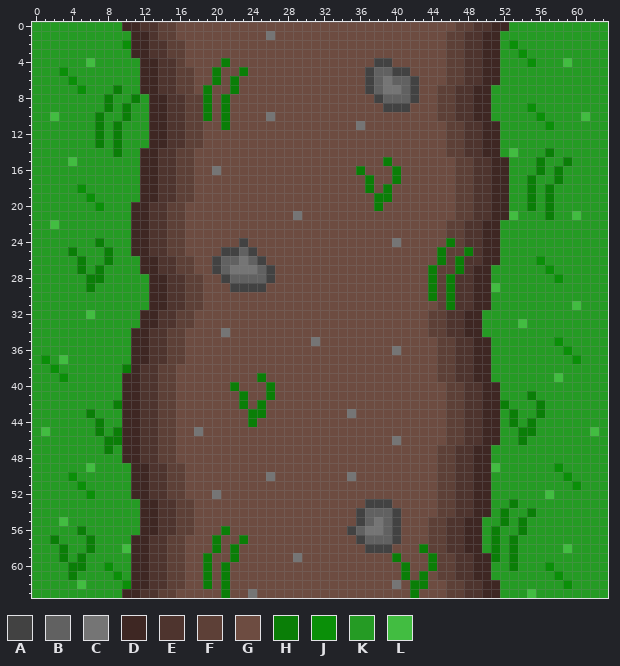
Pixel-art sprite -- graphics/gras/path_u-d.png. The picture above is the old version.
The file is 64x64 pixels.
Palette (. is transparent): A #424242  B #616161  C #757575  D #3e2723  E #4e342e  F #5d4037  G #6d4c41  H #0a7e07  J #0a8f08  K #259b24  L #42bd41
And afterwards:
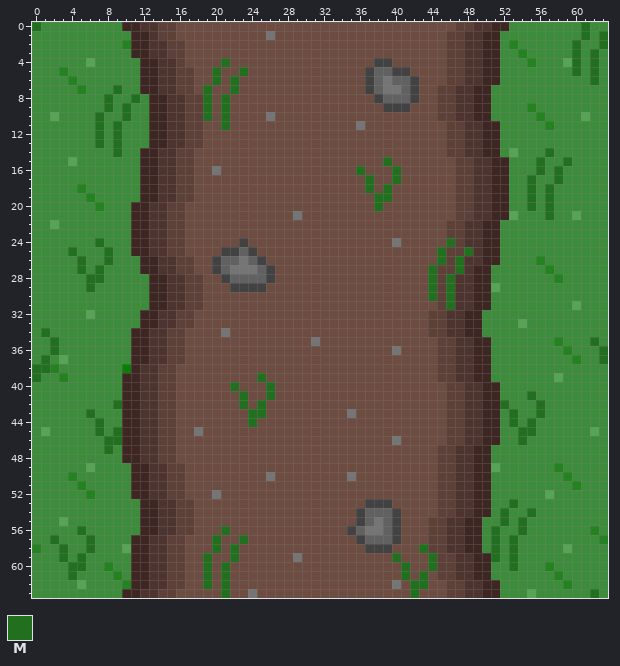
Colours new in this view: M #226f1f
Difference:
Colour J changes from #0a8f08 to #258221.
Colour K changes from #259b24 to #3c8c3b.
Colour L changes from #42bd41 to #58a456.
Colour J replaces colour K in row 56 at x 62; in row 57 at x 63; in row 58 at x 0.
Colour M replaces colour H in row 4 at x 21; in row 5 at x 20 and 23; in row 6 at x 20 and 22; in row 7 at x 9, 19 and 22; in row 8 at x 8, 11, 19 and 21; in row 9 at x 8, 10, 19 and 21.
Colour M replaces colour H in row 10 at x 7, 10, 19 and 21; in row 11 at x 7, 9 and 21; in rows 12 to 13 at x 7 and 9; in row 14 at x 9 and 57; in row 15 at x 39, 56 and 59; in row 16 at x 36, 40, 56 and 58.
Colour M replaces colour H in row 17 at x 37, 40, 55 and 58; in row 18 at x 37, 39, 55 and 57; in row 19 at x 38 to 39, 55 and 57; in row 20 at x 38, 55 and 57; in row 21 at x 57; in row 24 at x 7 and 46.
Colour M replaces colour H in row 25 at x 4, 8, 45 and 48; in row 26 at x 5, 8, 45 and 47; in row 27 at x 5, 7, 44 and 47; in row 28 at x 6 to 7, 44 and 46; in row 29 at x 6, 44 and 46; in row 30 at x 44 and 46.
Colour M replaces colour H in row 31 at x 46; in row 39 at x 25; in row 40 at x 22 and 26; in row 41 at x 23, 26 and 55; in row 42 at x 9, 23, 25, 52 and 56; in row 43 at x 6, 24 to 25, 53 and 56.
Colour M replaces colour H in row 44 at x 7, 24, 53 and 55; in row 45 at x 7, 9 and 54 to 55; in row 46 at x 8 to 9 and 54; in row 47 at x 8; in row 53 at x 53; in row 54 at x 52 and 55.
Colour M replaces colour H in row 55 at x 52 and 54; in row 56 at x 5, 21, 51 and 54; in row 57 at x 2, 6, 20, 23, 51 and 53; in row 58 at x 3, 6, 20, 22, 43, 51 and 53; in row 59 at x 3, 5, 19, 22, 40, 44, 51 and 53; in row 60 at x 4 to 5, 19, 21, 41, 44 and 53.
Colour M replaces colour H in row 61 at x 4, 19, 21, 41 and 43; in row 62 at x 19, 21 and 42 to 43; in row 63 at x 21 and 42.
Colour M replaces colour J in row 37 at x 1.
Colour M replaces colour K in row 0 at x 0 and 61; in row 1 at x 61 and 63; in row 2 at x 60 and 63; in rows 3 to 5 at x 60 and 62; in row 6 at x 62; in row 34 at x 1.
Colour M replaces colour K in row 35 at x 2 and 62; in row 36 at x 2 and 63; in row 37 at x 63; in row 38 at x 0 to 1; in row 39 at x 0; in row 63 at x 62.
